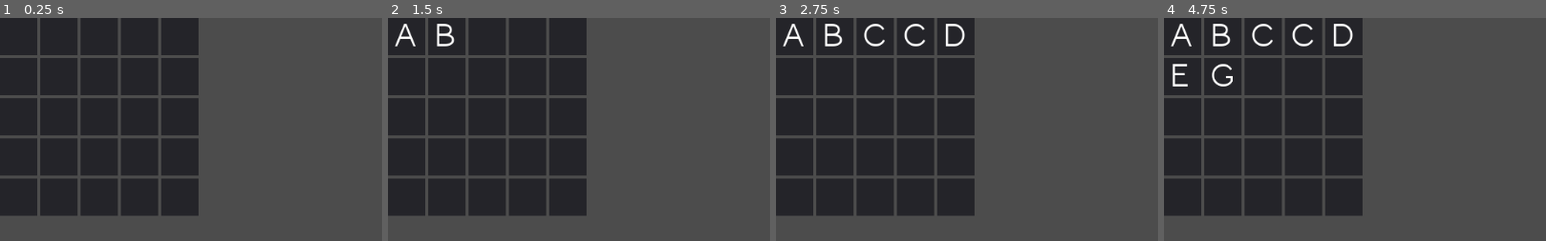
Above: before the commit, frames 1-4 (left to right).
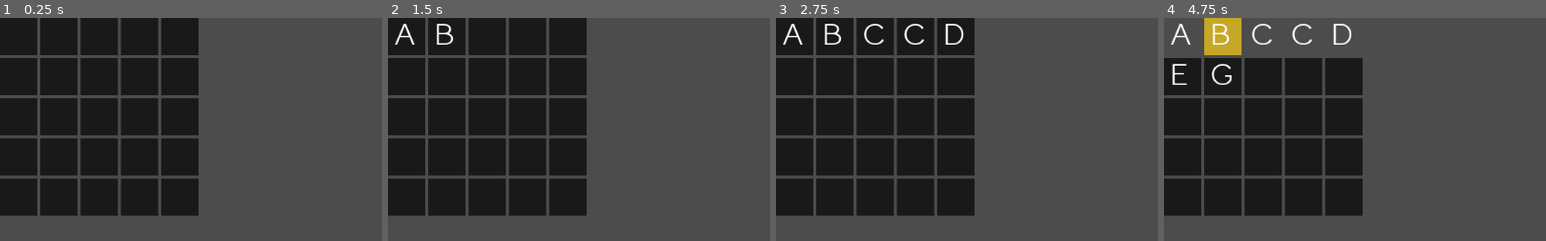
Above: after the commit, the same moments.

Repository: jackmcguinness/CrossWordle
Game: Godot game, scene res://Scenes/WordGrid.tscn
The game is run twice, just before and just after one commit, with the same random seed, the same clock (stepped at 60 frames per second) and the same inputs. Before the commit the project has no main scene; this scene is started directly in both runs.
Inputs:
- Up to frame 1 (0.25 s): no input
- Up to frame 2 (1.5 s): tap Enter (Enter) at 0.5 s; hold A (A) 0.53-1.28 s; tap B (B) at 0.8, 1.35 s; tap Space at 1.25 s; hold Backspace (BackSpace) from 1.28 s (still down)
- Up to frame 3 (2.75 s): tap C (C) at 1.55 s; tap Enter (Enter) at 2 s; release Backspace (BackSpace) at 2.03 s; hold C (C) from 2.03 s (still down); tap D (D) at 2.3 s
- Up to frame 4 (4.75 s): tap Space at 2.75, 4.25 s; release C (C) at 2.78 s; tap D (D) at 2.85 s; tap E (E) at 3.05 s; tap Enter (Enter) at 3.5, 3.8, 4.35 s; hold E (E) 3.53-4.28 s; hold Backspace (BackSpace) from 3.53 s (still down); tap G (G) at 4.55 s
The pictures show only the part of the screen within x 0-50%, y 0-50%; the shares and areas given below are measured in that part.

The runs differ from the first frame. In frame 2, 0.4% of the frame differs, in the area x 1-18%, y 2-13%; in frame 3, 0.9%; in frame 4, 8.1%, in the area x 0-52%, y 0-31%.

Commit message:
Rows now update on Enter key, and have some basic colouring. Green and grey work correctly, yellow needs updating to only colour n times, for n occurrences of letter in answer. Yellow currently colours all letters in guess if it appears once (or more) in answer.

Diff:
--- a/Scenes/LetterBox.tscn
+++ b/Scenes/LetterBox.tscn
@@ -1,9 +1,10 @@
-[gd_scene load_steps=3 format=2]
+[gd_scene load_steps=4 format=2]
 
 [ext_resource path="res://Resources/Monocole Semi Bold.ttf" type="DynamicFontData" id=1]
+[ext_resource path="res://Scripts/LetterBox.gd" type="Script" id=2]
 
 [sub_resource type="DynamicFont" id=1]
-size = 42
+size = 40
 font_data = ExtResource( 1 )
 
 [node name="LetterBox" type="Panel"]
@@ -12,6 +13,23 @@
 margin_right = -974.0
 margin_bottom = -550.0
 rect_min_size = Vector2( 50, 50 )
+script = ExtResource( 2 )
+__meta__ = {
+"_edit_use_anchors_": false
+}
+
+[node name="Colour" type="ColorRect" parent="."]
+margin_right = 50.0
+margin_bottom = 50.0
+rect_min_size = Vector2( 50, 50 )
+color = Color( 0.278431, 0.294118, 0.301961, 1 )
+__meta__ = {
+"_edit_use_anchors_": false
+}
+
+[node name="TextureRect" type="TextureRect" parent="."]
+margin_right = 40.0
+margin_bottom = 40.0
 __meta__ = {
 "_edit_use_anchors_": false
 }
--- /dev/null
+++ b/Scenes/MainScene.tscn
@@ -0,0 +1,25 @@
+[gd_scene load_steps=3 format=2]
+
+[ext_resource path="res://Scenes/WordGrid.tscn" type="PackedScene" id=1]
+[ext_resource path="res://Scripts/MainScene.gd" type="Script" id=2]
+
+[node name="MainScene" type="Control"]
+anchor_right = 1.0
+anchor_bottom = 1.0
+script = ExtResource( 2 )
+__meta__ = {
+"_edit_use_anchors_": false
+}
+
+[node name="BackgroundColour" type="ColorRect" parent="."]
+margin_right = 40.0
+margin_bottom = 40.0
+__meta__ = {
+"_edit_use_anchors_": false
+}
+
+[node name="WordGrid" parent="." instance=ExtResource( 1 )]
+margin_left = 400.0
+margin_top = 150.0
+margin_right = -358.0
+margin_bottom = -184.0
--- a/Scripts/Data.gd
+++ b/Scripts/Data.gd
@@ -1,8 +1,11 @@
 extends Node
 
 var guess_n : int = 0 #gets incremented for each guess
-var answer : String = "GODOT"
+var answer : String = "BOOSE"
 
+func _ready():
+	#capitalises answer to match capitalised letter inputs.
+	answer.capitalize()
 
 func get_answer_length():
 	#answer.length() used a lot throughout different scripts, so getter written
--- /dev/null
+++ b/Scripts/LetterBox.gd
@@ -0,0 +1,28 @@
+extends Panel
+
+var black  = Color(0.1, 0.1, 0.1, 1)
+var yellow = Color(0.78, 0.66, 0.16, 1)
+var green  = Color(0.3, 0.6, 0.18, 1)
+var grey   = Color(0.3, 0.3, 0.3, 1)
+
+
+
+func _ready():
+
+	#Set ColorRect size equal to LetterBox size
+	$Colour.rect_size = rect_size
+
+	#Set default colour
+	set_colour_black()
+
+func set_colour_black():
+	$Colour.color = black
+
+func set_colour_yellow():
+	$Colour.color = yellow
+
+func set_colour_green():
+	$Colour.color = green
+
+func set_colour_grey():
+	$Colour.color = grey
--- /dev/null
+++ b/Scripts/MainScene.gd
@@ -0,0 +1,9 @@
+extends Control
+
+func _ready():
+
+	$BackgroundColour.rect_position = rect_position
+	$BackgroundColour.rect_size = rect_size
+
+	$WordGrid.rect_position.x = (rect_size.x / 2) - ($WordGrid.rect_size.x / 2)
+	$WordGrid.rect_position.y = (rect_size.y / 2) - ($WordGrid.rect_size.y / 2)
--- a/Scripts/Row.gd
+++ b/Scripts/Row.gd
@@ -52,11 +52,28 @@
 
 
 
-func assess_guess():
+func compare_letters():
 
-	######## THIS IS NEXT TODO ##########
+	for n in DATA.answer.length():
+		var guessed_letter_n : String = guessed_word.substr(n, 1)
+		var answer_letter_n  : String = DATA.answer.substr(n, 1)
+		var letterbox_n      : Node = get_node("LetterBox" + str(n+1))
 
-	pass
+
+
+		#If guessed letter is in the correct place:
+		if guessed_letter_n == answer_letter_n:
+			letterbox_n.set_colour_green()
+
+
+		elif (guessed_letter_n != answer_letter_n
+			and guessed_letter_n in DATA.answer):
+				letterbox_n.set_colour_yellow()
+
+		else:
+			letterbox_n.set_colour_grey()
+
+
 
 
 func get_input_letter(event):
@@ -98,7 +115,7 @@
 	#Func returns null if input is neither letter nor backspace/enter.
 	#
 	#There is almost certainly a nicer way to do this, but this is safe and
-	#bug-free... for now
+	#bug-free
 
 	if input.is_action_pressed("BackSpace") or input.is_action_pressed("Enter"):
 		return false
--- a/Scripts/WordGrid.gd
+++ b/Scripts/WordGrid.gd
@@ -12,7 +12,7 @@
 	if (event.as_text() == "Enter"
 		and row_node.is_row_full()
 		and row_node.guessed_word == DATA.answer):
-			row_node.assess_guess()
+			row_node.compare_letters()
 
 	#Triggers if word is incorrect.
 	elif (event.as_text() == "Enter"
@@ -20,7 +20,7 @@
 		and row_node.guessed_word != DATA.answer):
 
 			#Assesses guess and colours accordingly
-			row_node.assess_guess()
+			row_node.compare_letters()
 
 			if current_row == total_rows:
 				#Finish game
--- a/project.godot
+++ b/project.godot
@@ -16,6 +16,7 @@
 [application]
 
 config/name="CrossWordle"
+run/main_scene="res://Scenes/MainScene.tscn"
 config/icon="res://icon.png"
 
 [autoload]
